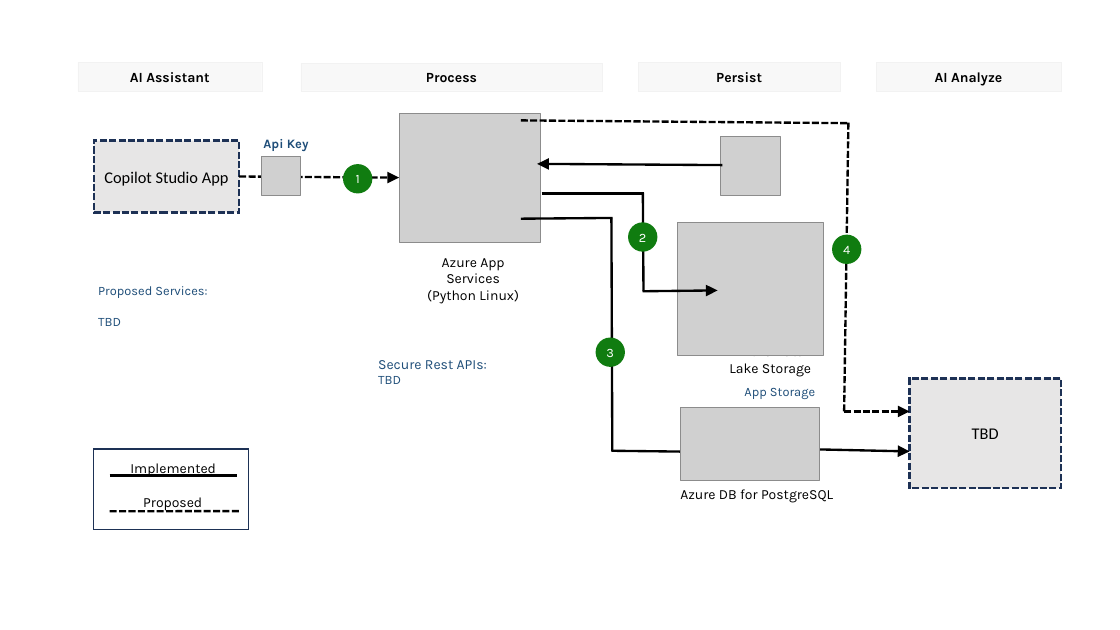
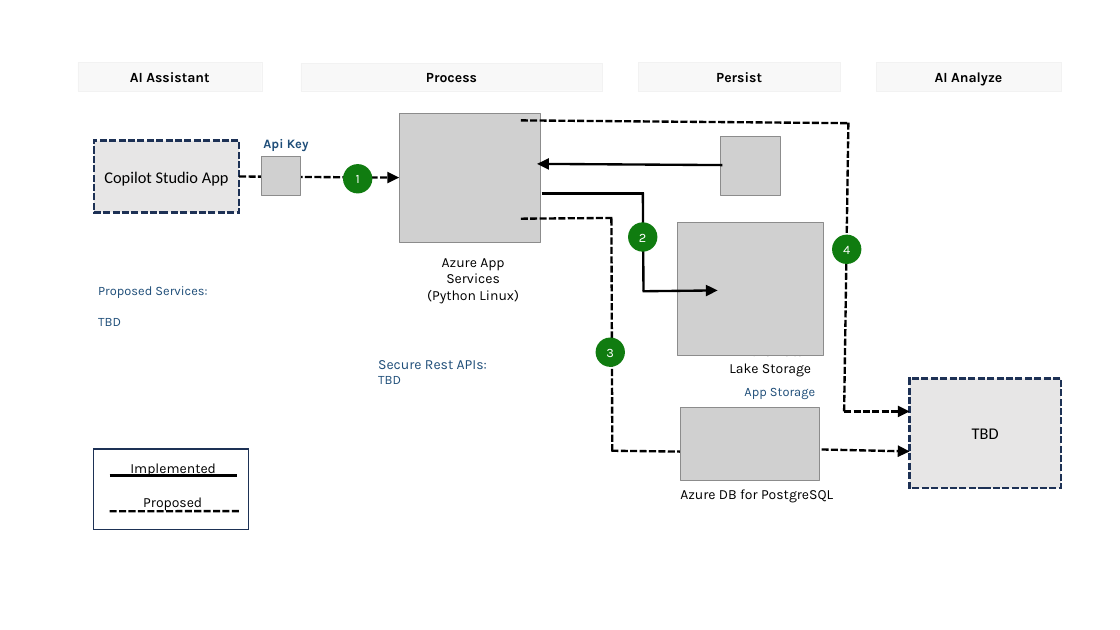
Before and after one commit to gailzmicrosoft/PythonApiApp, a slide deck: slide 1 of docs/Secure-Rest-Api-App.pptx. Drawn at 1120x630 pixels with LibreOffice and Linux fonts; fonts in the diff are those of the drawing; grey boxes stand for pictures. Boxes give left, top, right and bottom in pixels: in the first picture for what was removed or moved away, otherwise in the second. Text is boxed around its words. In the diff, an @@ line names an element or a change of style, - is before the commit and + after.

```diff
--- a/docs/Secure-Rest-Api-App.pptx
+++ b/docs/Secure-Rest-Api-App.pptx
@@ line (521, 218) - (613, 218): stroke #000000 2 pt to #000000 2 pt dashed @@
@@ line (612, 218) - (613, 451): stroke #000000 2 pt to #000000 2 pt dashed @@
@@ arrow (784, 449) - (910, 451): stroke #000000 2 pt to #000000 2 pt dashed @@
@@ arrow (612, 451) - (721, 452): stroke #000000 2 pt to #000000 2 pt dashed @@
```
Also in this commit, not shown: 5 other files.
